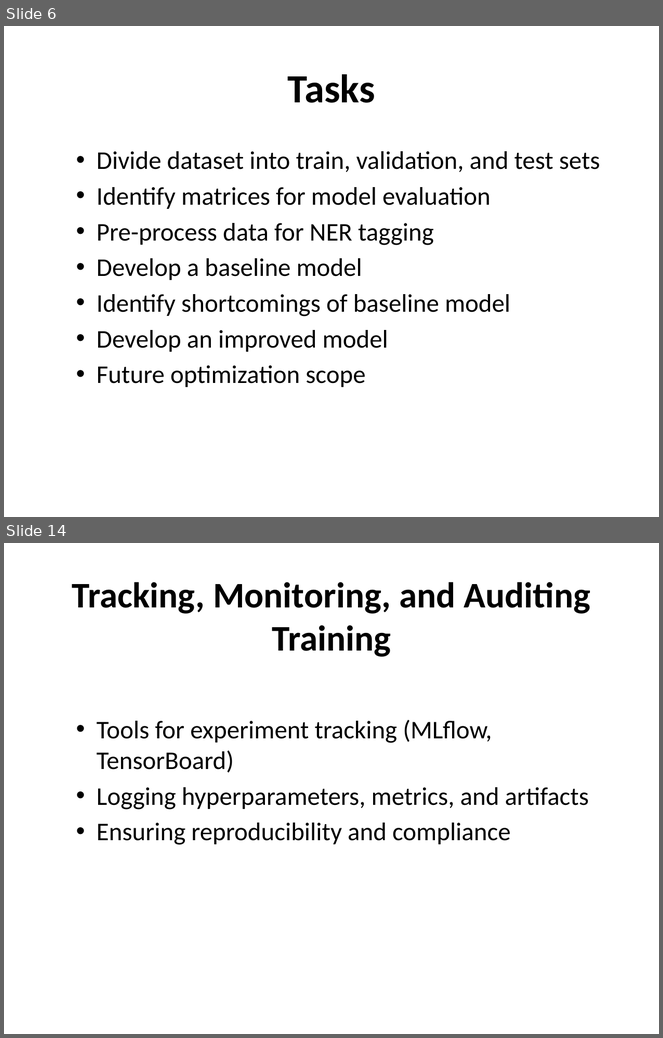
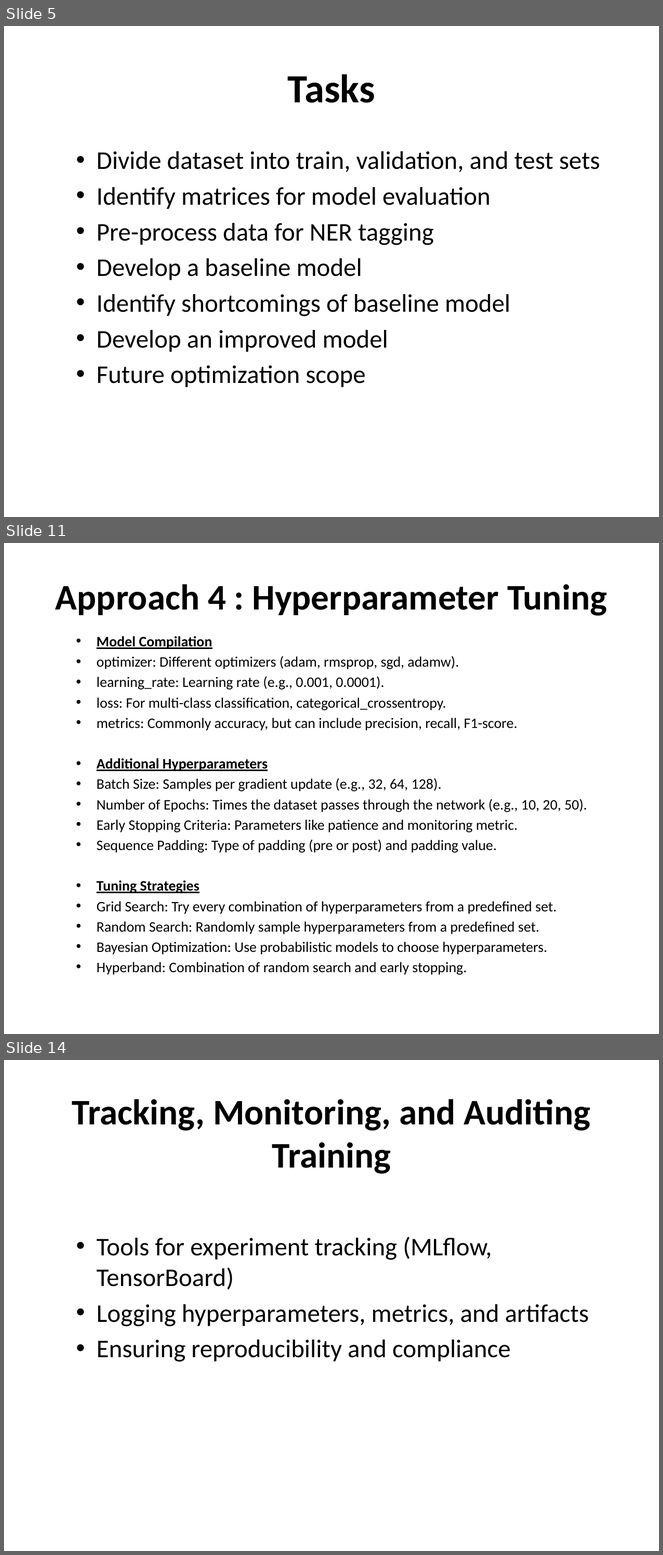
Before and after one commit to rahulbhoyar1995/NER-Case-Study, a slide deck: ner_presentation.pptx. Shown one above the other, each under a label of ours: slides 6 and 14 before the commit, slides 5, 11 and 14 after it; the slides between them are not shown. The pictures are 663x1038 and 663x1555 pixels, drawn with LibreOffice and Linux fonts; fonts in the diff are those of the drawing. Boxes give left, top, right and bottom in pixels: in the first picture for what was removed or moved away, otherwise in the second. Text is boxed around its words. In the diff, an @@ line names an element or a change of style, - is before the commit and + after.

```diff
--- a/ner_presentation.pptx
+++ b/ner_presentation.pptx
@@ slide 11 added at (4, 543, 659, 1034), background #FFFFFF @@
@@ title added at (55, 584, 607, 616), 39.6 pt, text #000000, bold @@
+Approach 4 : Hyperparameter Tuning
@@ text added at (97, 636, 587, 975), 16 pt, text #000000 @@
+  • Model Compilation
+  • optimizer: Different optimizers (adam, rmsprop, sgd, adamw).
+  • learning_rate: Learning rate (e.g., 0.001, 0.0001).
+  • loss: For multi-class classification, categorical_crossentropy.
+  • metrics: Commonly accuracy, but can include precision, recall, F1-score.
+  • Additional Hyperparameters
+  • Batch Size: Samples per gradient update (e.g., 32, 64, 128).
+  • Number of Epochs: Times the dataset passes through the network (e.g., 10, 20, 50).
+  • Early Stopping Criteria: Parameters like patience and monitoring metric.
+  • Sequence Padding: Type of padding (pre or post) and padding value.
+  • Tuning Strategies
+  • Grid Search: Try every combination of hyperparameters from a predefined set.
+  • Random Search: Randomly sample hyperparameters from a predefined set.
+  • Bayesian Optimization: Use probabilistic models to choose hyperparameters.
+  • Hyperband: Combination of random search and early stopping.
@@ what was slide 6 is now slide 5 @@
```
Also in this commit, not shown: 3 slides changed, 8 other slides added, 7 slides removed.
